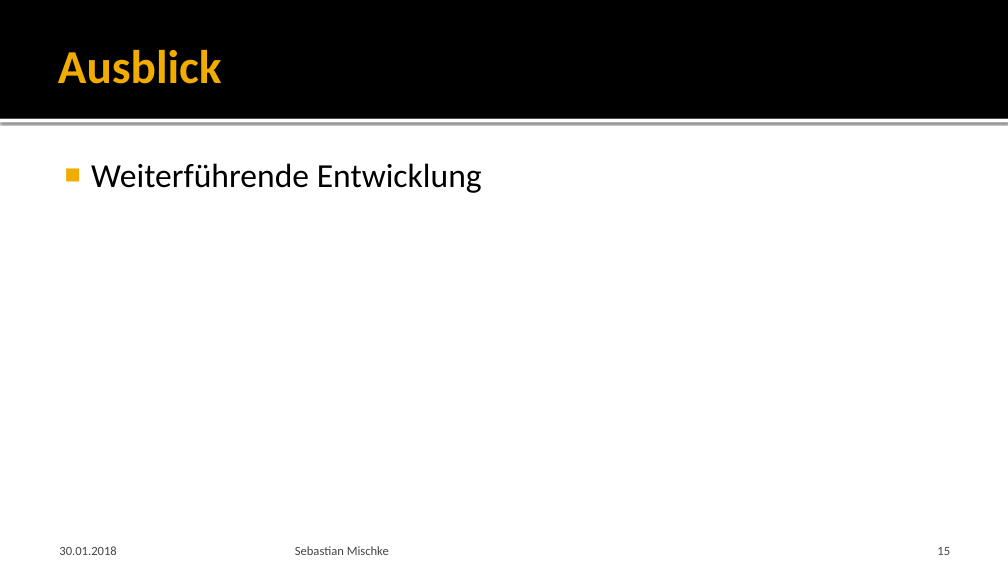
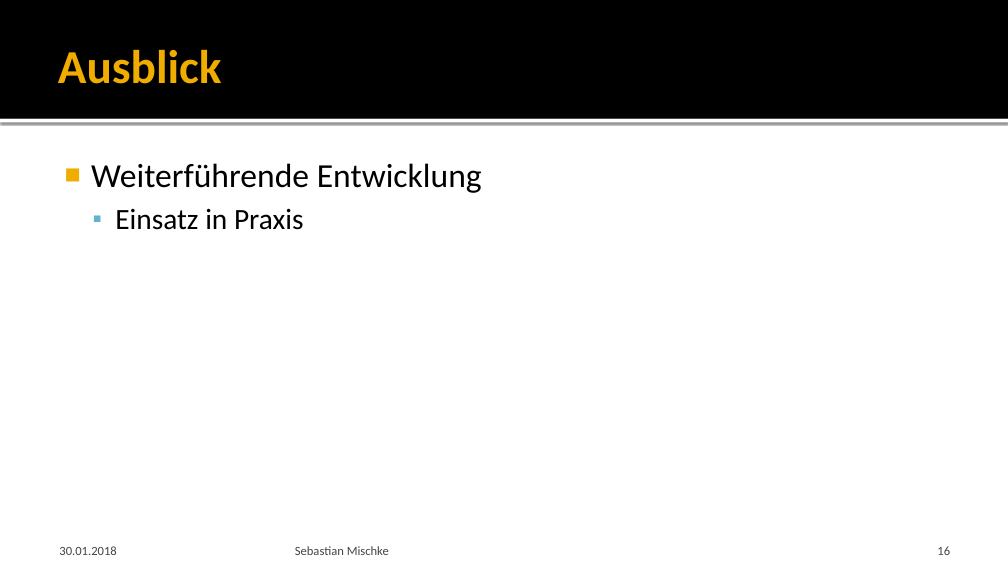
Before and after one commit to Saritus/bachelor-thesis, a slide deck: slide 16 of docs/verteidigung/Verteidigung.pptx (slide 15 before the commit). Drawn at 1008x567 pixels with LibreOffice and Linux fonts; fonts in the diff are those of the drawing; background and template pictures are left out. Boxes give left, top, right and bottom in pixels: in the first picture for what was removed or moved away, otherwise in the second. Text is boxed around its words. In the diff, an @@ line names an element or a change of style, - is before the commit and + after.

```diff
--- a/docs/verteidigung/Verteidigung.pptx
+++ b/docs/verteidigung/Verteidigung.pptx
@@ text at (x1=115, y1=208, x2=304, y2=230): paragraph added @@
+  ▪ Einsatz in Praxis
```
Also in this commit, not shown: 10 other slides changed, 1 slide added, 1 other file.
